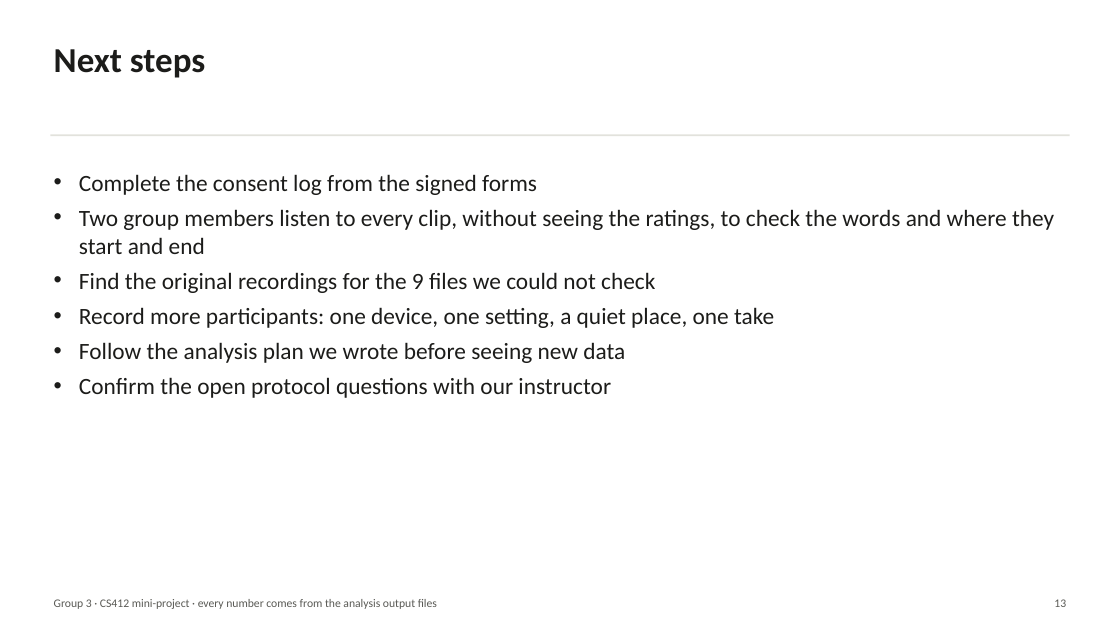
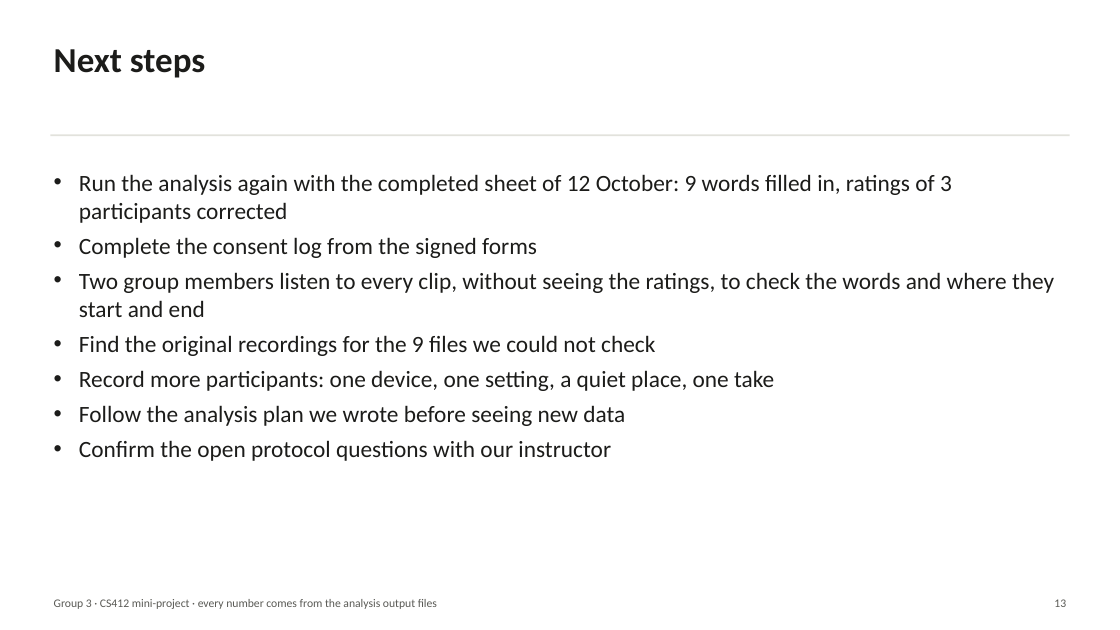
Before and after one commit to everyonehatesralph/AC_miniproject, a slide deck: slide 13 of reports/presentation/G3_results_presentation.pptx. Drawn at 1120x630 pixels with LibreOffice and Linux fonts; fonts in the diff are those of the drawing. Boxes give left, top, right and bottom in pixels: in the first picture for what was removed or moved away, otherwise in the second. Text is boxed around its words. In the diff, an @@ line names an element or a change of style, - is before the commit and + after.

```diff
--- a/reports/presentation/G3_results_presentation.pptx
+++ b/reports/presentation/G3_results_presentation.pptx
@@ text at bbox=[79, 174, 952, 223]: paragraph added @@
+• Run the analysis again with the completed sheet of 12 October: 9 words filled in, ratings of 3 participants corrected
```
Also in this commit, not shown: 1 other slide changed, 20 other files.
